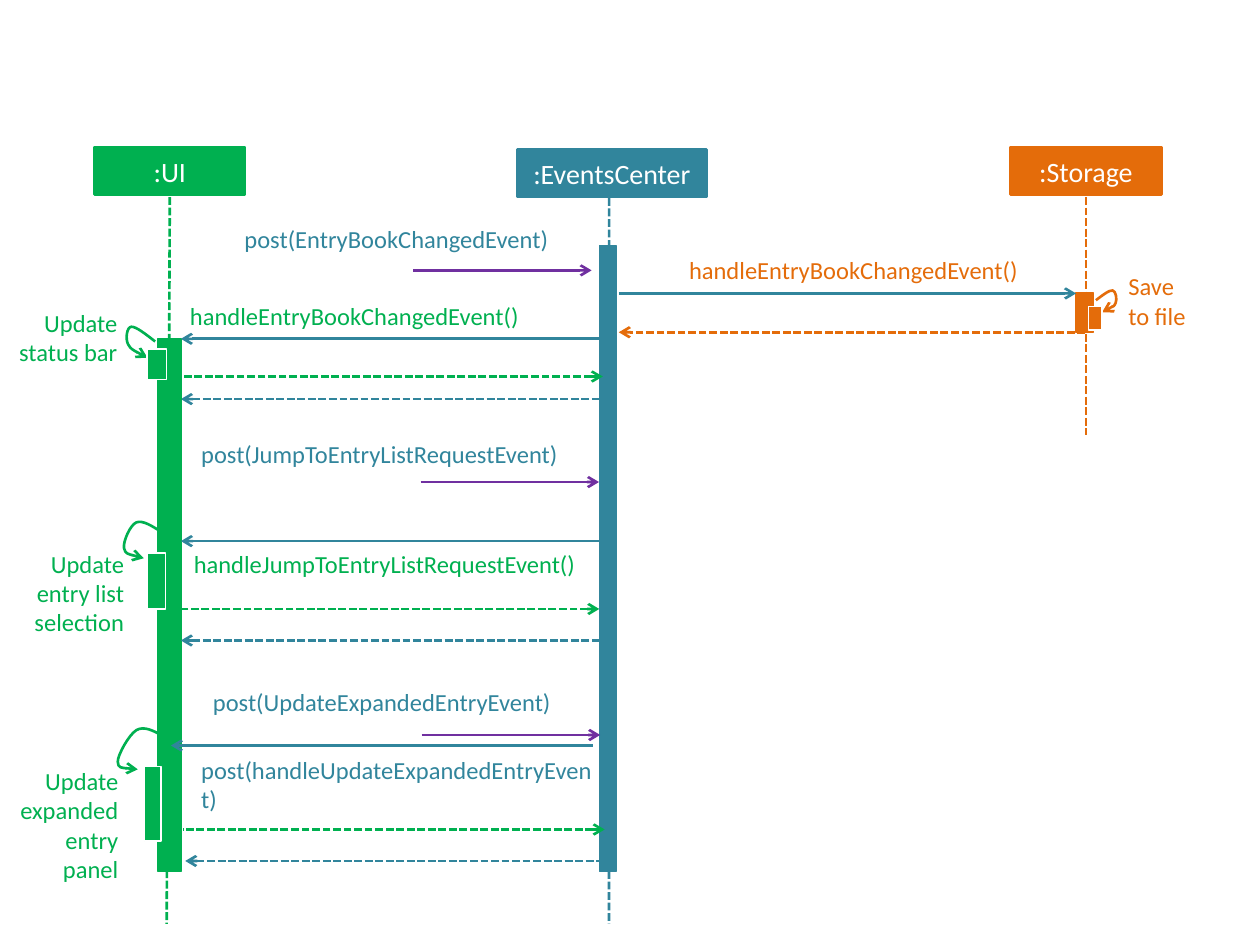
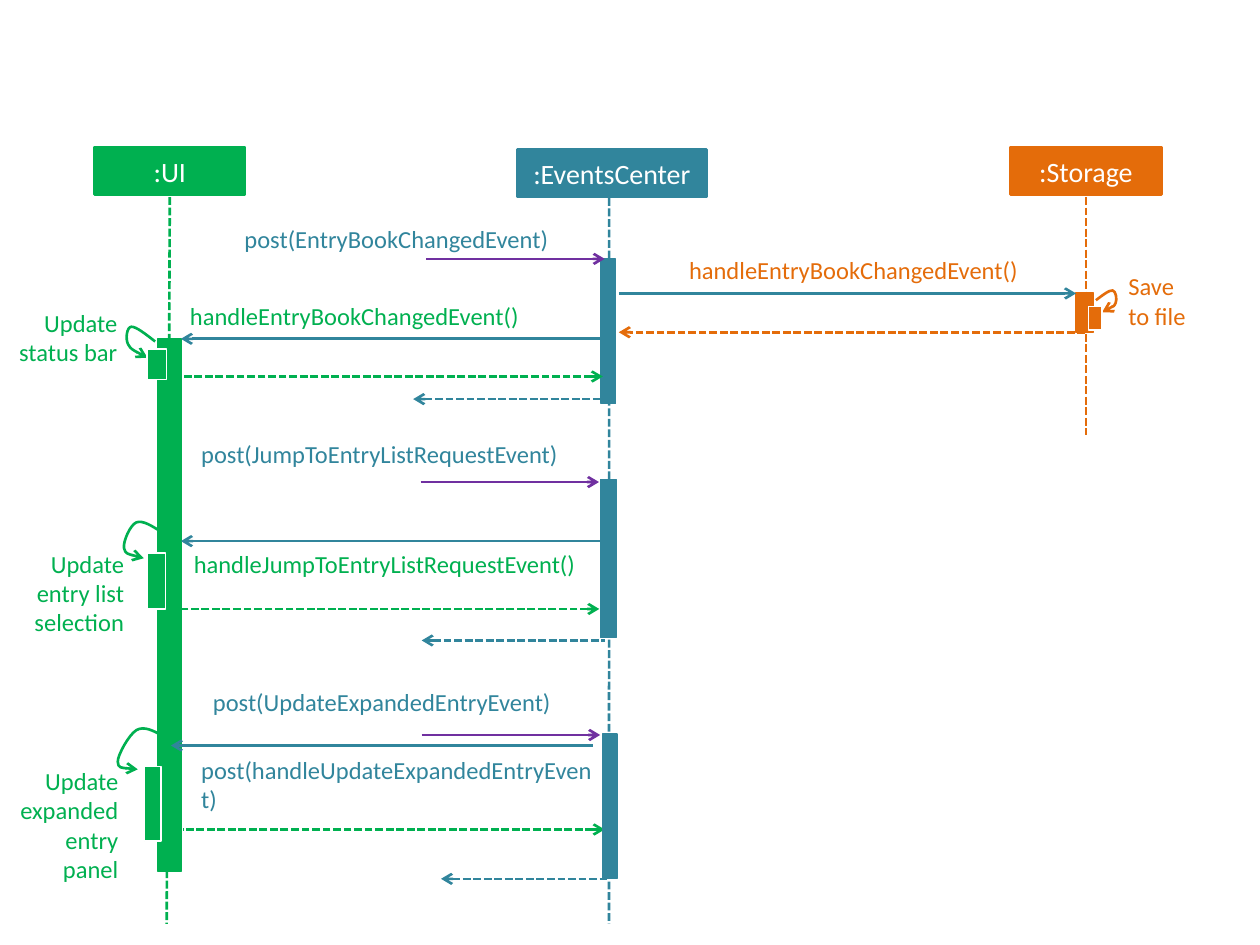
Before and after one commit to scalarmotion/main, a slide deck: slide 5 of docs/diagrams/HighLevelSequenceDiagrams.pptx. Drawn at 1260x945 pixels with LibreOffice and Linux fonts; fonts in the diff are those of the drawing. Boxes give left, top, right and bottom in pixels: in the first picture for what was removed or moved away, otherwise in the second. Text is boxed around its words. In the diff, an @@ line names an element or a change of style, - is before the commit and + after.

```diff
--- a/docs/diagrams/HighLevelSequenceDiagrams.pptx
+++ b/docs/diagrams/HighLevelSequenceDiagrams.pptx
@@ arrow moved from (413, 271) - (592, 271) to (426, 258) - (605, 258) @@
@@ rectangle: place and size @@
-rectangle at <box>600,246,616,872</box>
+rectangle at <box>601,258,616,403</box>
@@ arrow moved from (181, 399) - (605, 399) to (413, 399) - (605, 399) @@
@@ rectangle added at <box>600,479,616,638</box>, fill #31859C, outline #31859C 0.75 pt @@
@@ arrow moved from (181, 640) - (605, 640) to (422, 640) - (605, 640) @@
@@ rectangle added at <box>602,733,617,878</box>, fill #31859C, outline #31859C 0.75 pt @@
@@ arrow moved from (185, 861) - (609, 861) to (441, 878) - (609, 878) @@
```
Also in this commit, not shown: 1 other file.
